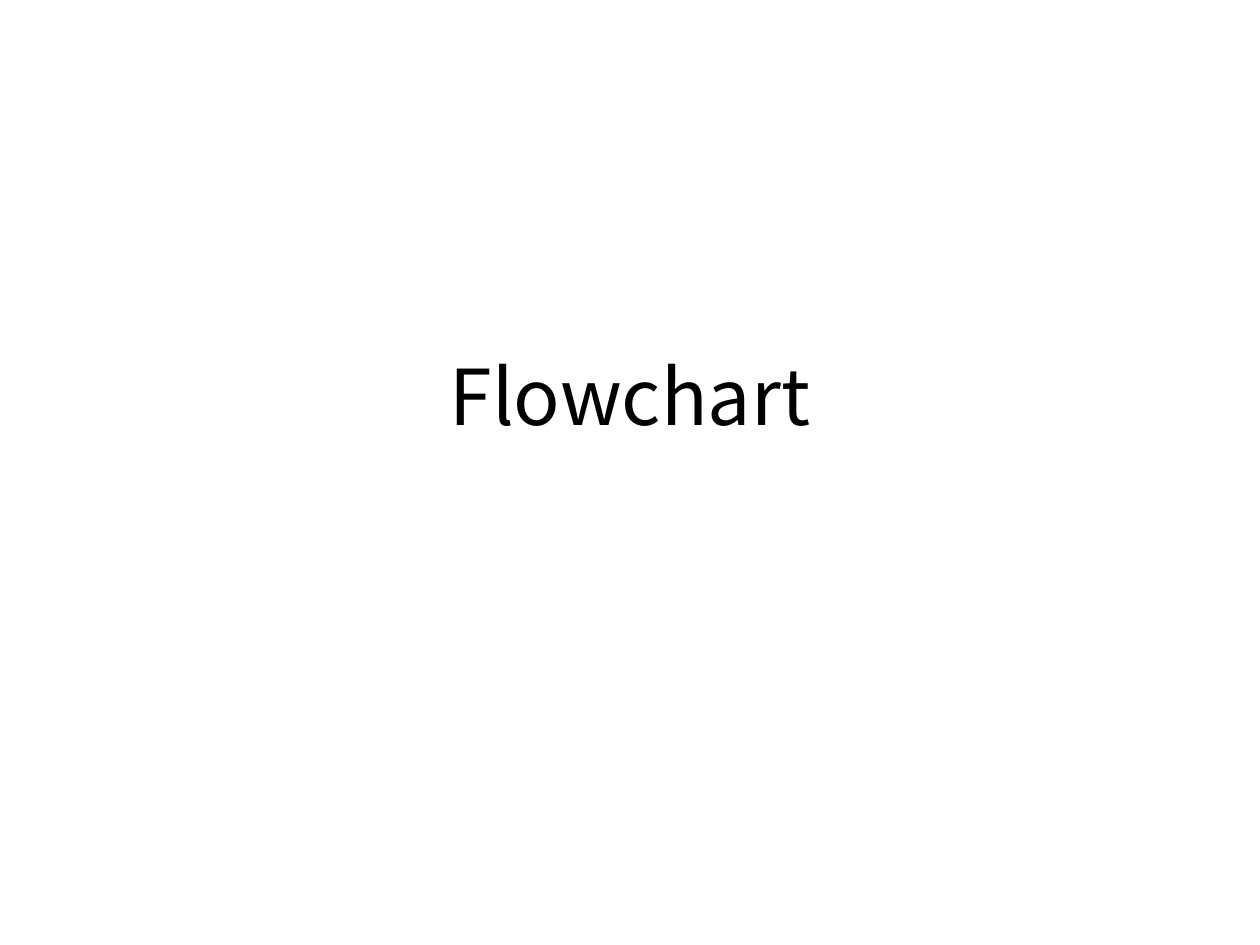
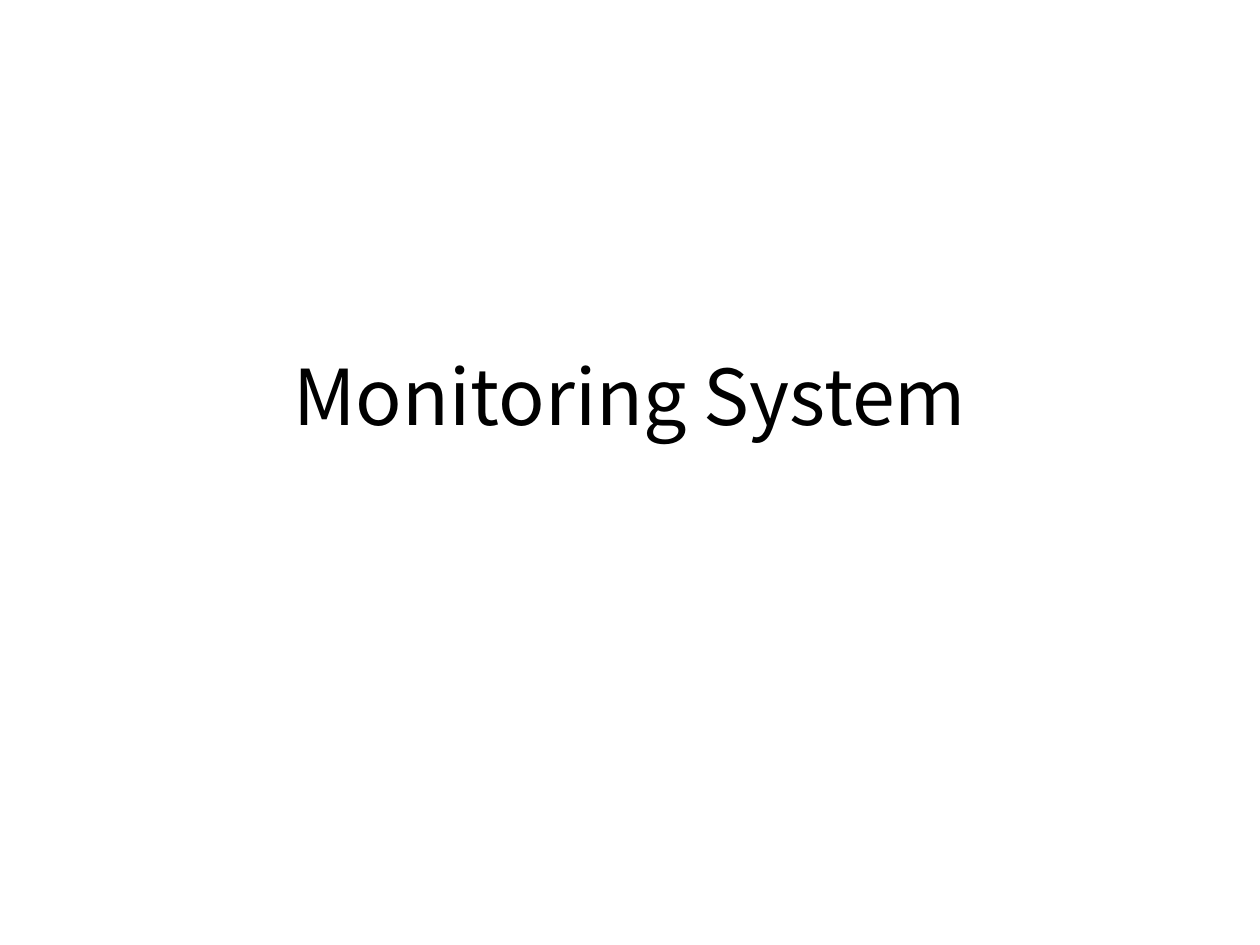
Before and after one commit to ambidext/CS_ConsoleGit, a slide deck: slide 1 of Monitoring/fc.pptx. Drawn at 1260x945 pixels with LibreOffice and Linux fonts; fonts in the diff are those of the drawing. Boxes give left, top, right and bottom in pixels: in the first picture for what was removed or moved away, otherwise in the second. Text is boxed around its words. In the diff, an @@ line names an element or a change of style, - is before the commit and + after.

```diff
--- a/Monitoring/fc.pptx
+++ b/Monitoring/fc.pptx
@@ title at (x1=293, y1=365, x2=966, y2=444): text changed @@
-Flowchart
+Monitoring System
```
Also in this commit, not shown: 7 other files.
